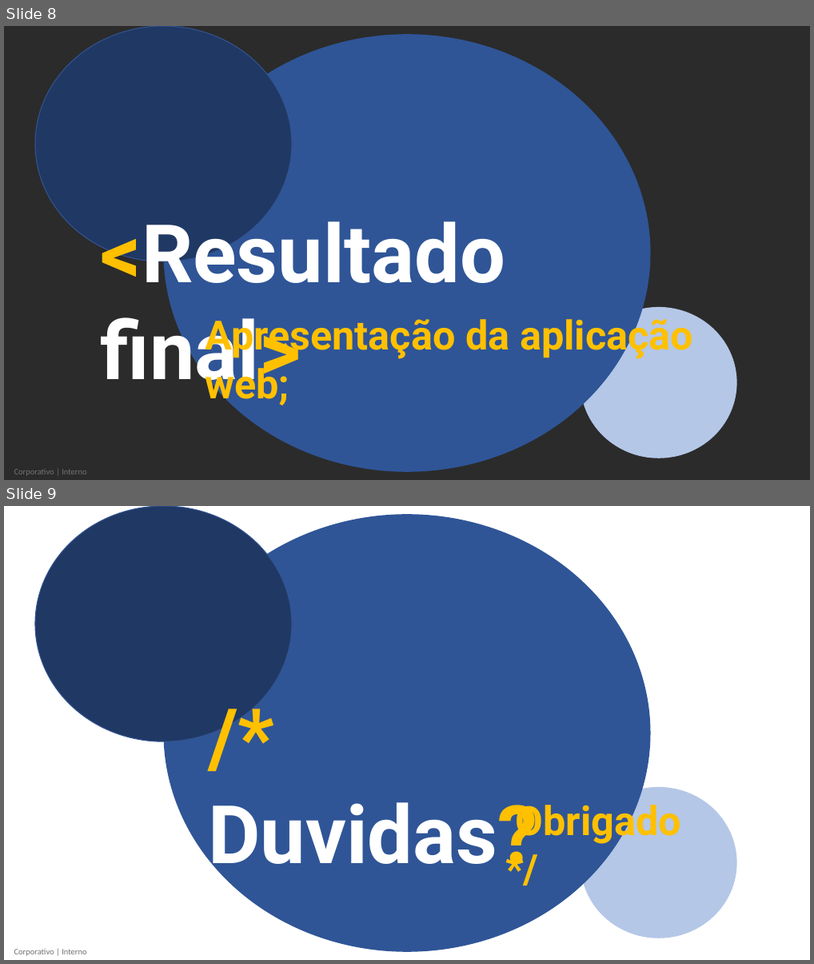
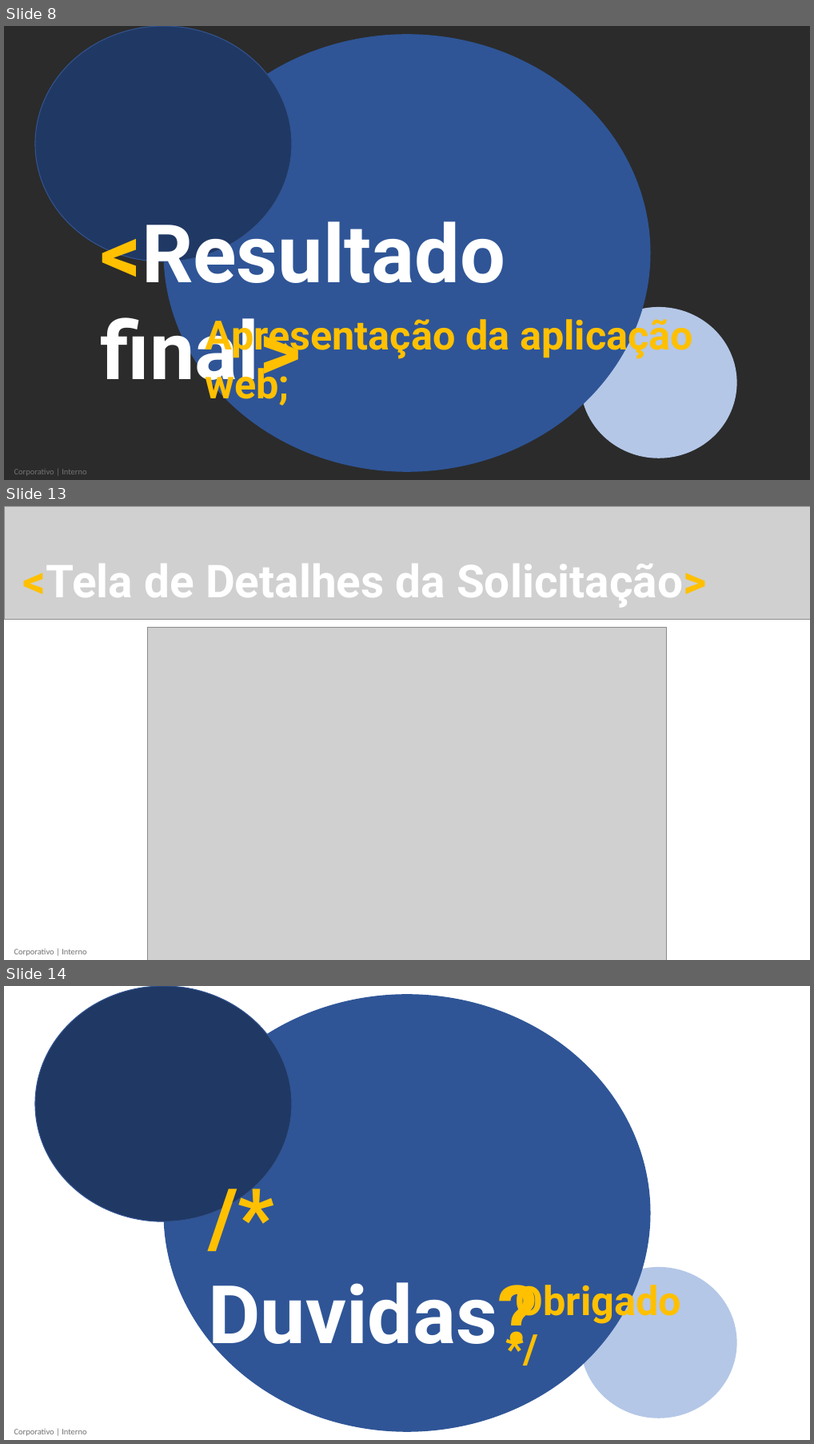
Before and after one commit to brunoguerra86/Gama-Projeto-VLAN, a slide deck: Apresentação PanDev.pptx. Shown one above the other, each under a label of ours: slides 8 and 9 before the commit, slides 8, 13 and 14 after it; the slides between them are not shown. The pictures are 814x964 and 814x1444 pixels, drawn with LibreOffice and Linux fonts; fonts in the diff are those of the drawing; grey boxes stand for pictures; background and template pictures are left out; a plain dark background stands for a picture behind light text. Boxes give left, top, right and bottom in pixels: in the first picture for what was removed or moved away, otherwise in the second. Text is boxed around its words. In the diff, an @@ line names an element or a change of style, - is before the commit and + after.

```diff
--- a/Apresentação PanDev.pptx
+++ b/Apresentação PanDev.pptx
@@ slide 13 added at box(4, 506, 810, 960), background #FFFFFF; not listed: 1 template element that a slide beside it also shows @@
@@ picture added at box(4, 506, 810, 620) @@
@@ text added at box(23, 564, 707, 607), 54 pt, text #FFFFFF, bold @@
+<Tela de Detalhes da Solicitação>
@@ picture added at box(148, 627, 667, 960) @@
@@ what was slide 9 is now slide 14 @@
```
Also in this commit, not shown: 2 slides changed, 4 other slides added.
